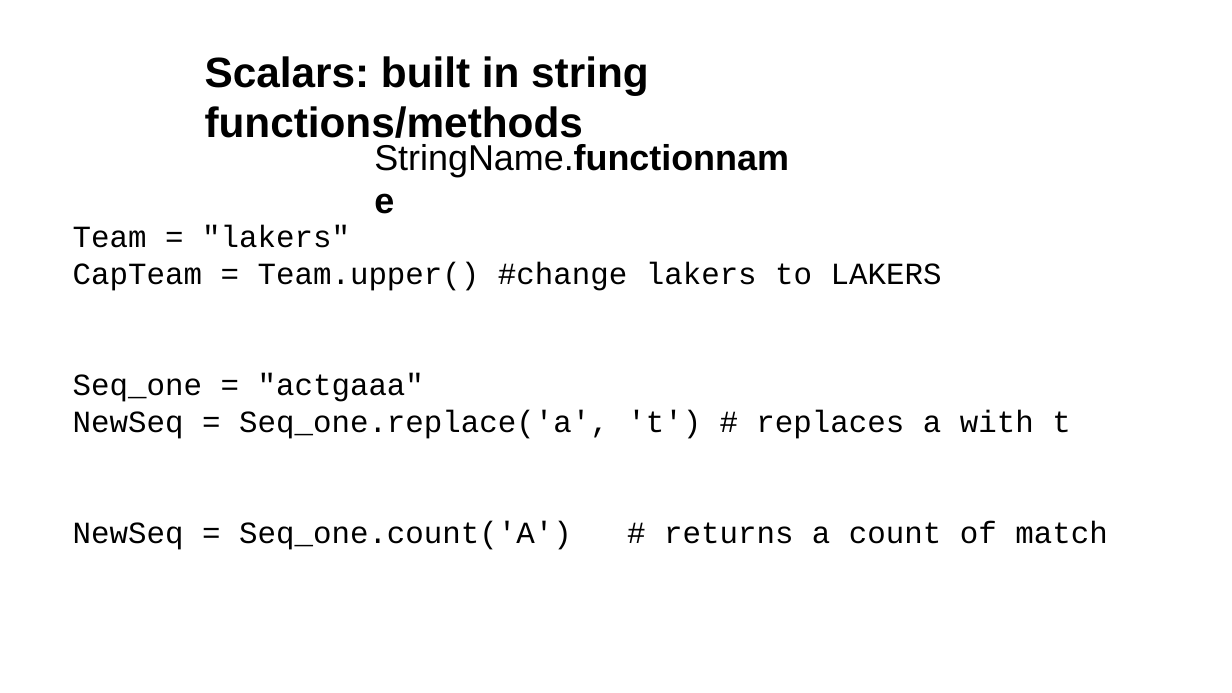
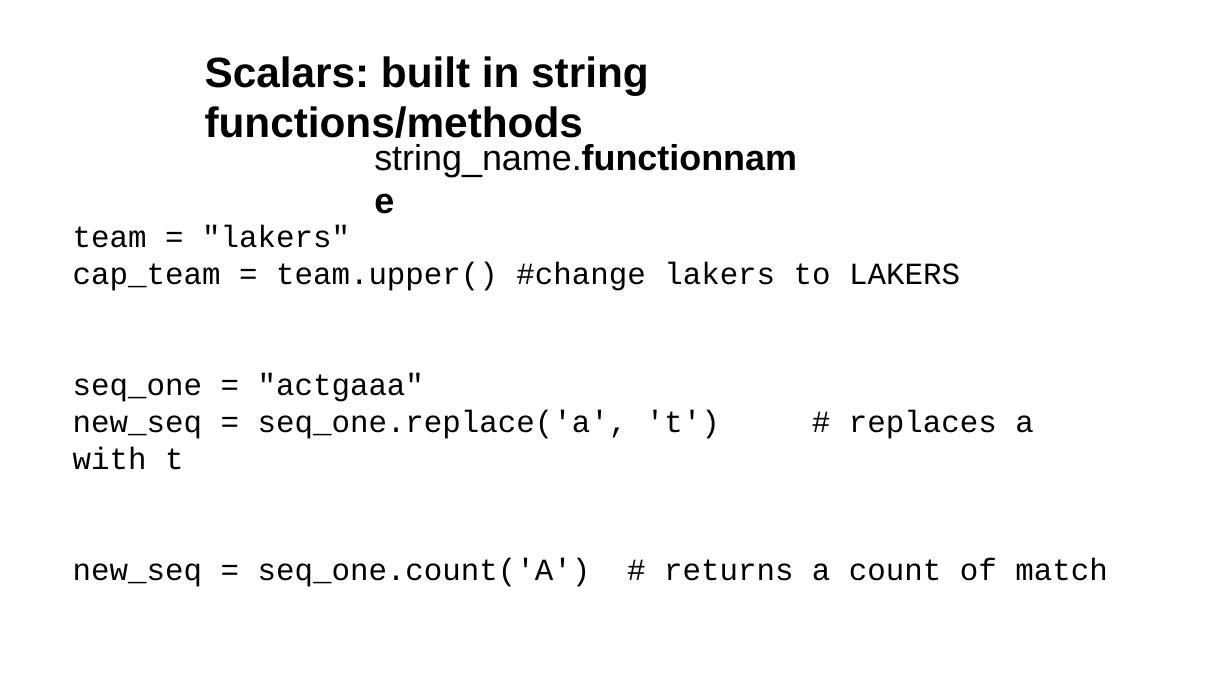
Before and after one commit to tparchman/F26_BIOL792, a slide deck: slide 6 of week6_pythonI/week6_python.pptx. Drawn at 1232x693 pixels with LibreOffice and Linux fonts; fonts in the diff are those of the drawing. Boxes give left, top, right and bottom in pixels: in the first picture for what was removed or moved away, otherwise in the second. Text is boxed around its words. In the diff, an @@ line names an element or a change of style, - is before the commit and + after.

```diff
--- a/week6_pythonI/week6_python.pptx
+++ b/week6_pythonI/week6_python.pptx
@@ text at [374, 144, 797, 177]: text changed; bold off @@
-StringName.functionname
+string_name.functionname
@@ text at [73, 225, 1107, 587]: text changed @@
-Team = "lakers"
-CapTeam = Team.upper() #change lakers to LAKERS
-Seq_one = "actgaaa"
-NewSeq = Seq_one.replace('a', 't') # replaces a with t
-NewSeq = Seq_one.count('A') # returns a count of match
+team = "lakers"
+cap_team = team.upper() #change lakers to LAKERS
+seq_one = "actgaaa"
+new_seq = seq_one.replace('a', 't') # replaces a with t
+new_seq = seq_one.count('A') # returns a count of match
```
Also in this commit, not shown: 8 other slides changed, 5 slides added, 2 slides removed, 3 other files.
